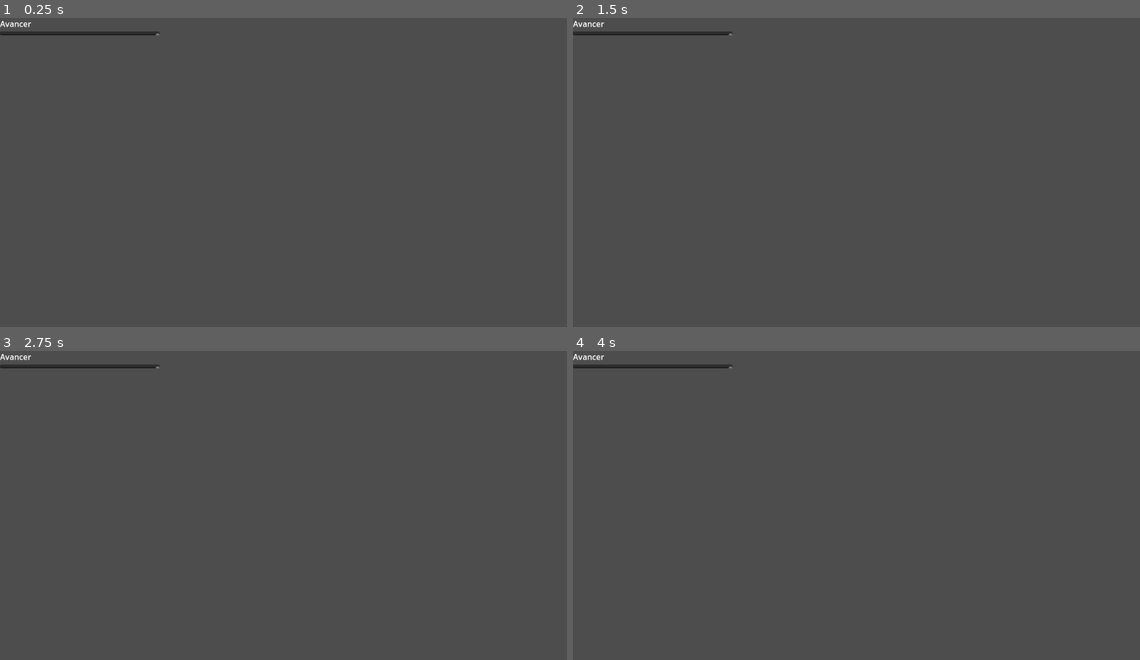
Above: before the commit, frames 1-4 (two rows, left to right).
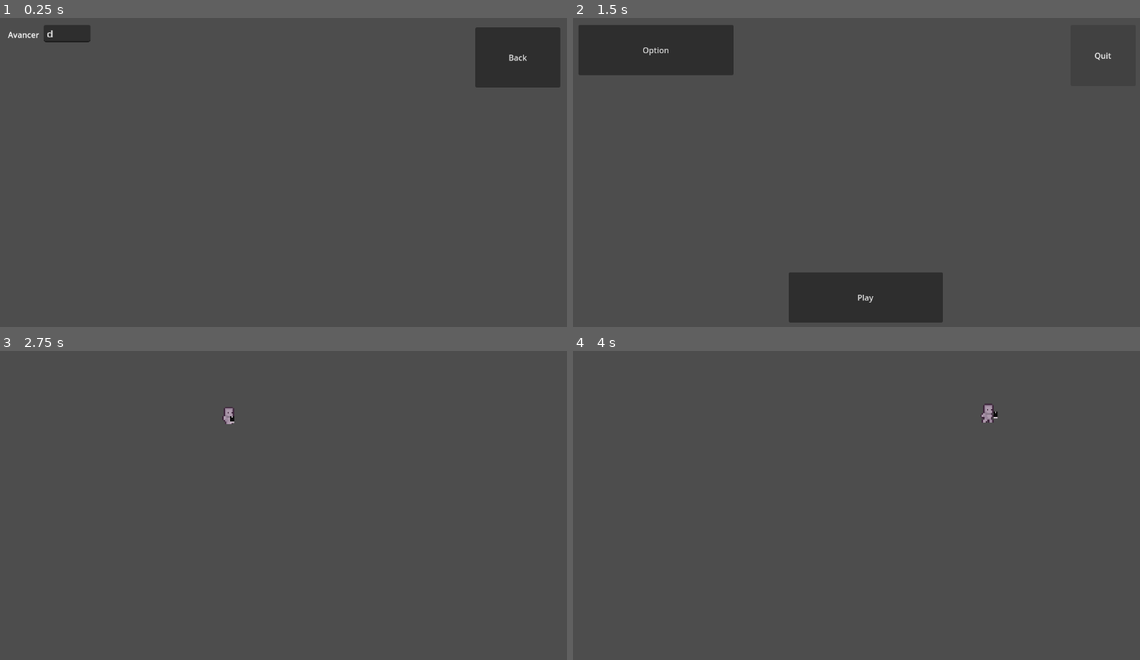
Above: after the commit, the same moments.

Repository: jus2tomate83/Godot2DGame
Game: Godot game, scene res://UI/Controles/Controle.tscn
Two runs of this game, one before a commit and one after it. Both use one fixed random seed, a clock stepped at 60 frames per second and the inputs below. This scene is started directly instead of the project's main scene.
Inputs (mouse positions are in pixels of both pictures, inside the frame that each line leads up to):
- Up to frame 1 (0.25 s): no input
- Up to frame 2 (1.5 s): click (1088, 58) at 0.5 s, where only the run after the commit has a clickable "Back"; click (1088, 58) at 1.25 s, where only the run after the commit has a clickable "Back"
- Up to frame 3 (2.75 s): click (294, 629) at 2 s, where only the run after the commit has a clickable "Play"
- Up to frame 4 (4 s): hold D (droite) from 2.78 s (still down); tap Space (jump) at 3.02, 3.77 s

The runs differ from the first frame. In frame 1, 3.5% of the frame differs, in the area x 0-99%, y 0-23%; in frame 2, 8.4%, in the area x 0-95%, y 0-99%; in frame 3, 0.5%; in frame 4, 0.5%.

Commit message:
controle debut

Diff:
--- /dev/null
+++ b/UI/Controles/Controle.gd
@@ -0,0 +1,27 @@
+extends Label
+@export var avancer := str("")
+
+# Called when the node enters the scene tree for the first time.
+func _ready():
+	pass # Replace with function body.
+
+
+# Called every frame. 'delta' is the elapsed time since the previous frame.
+func _process(delta):
+	pass
+
+
+
+
+
+
+func _on_line_edit_text_submitted(new_text):
+	avancer = $LineEdit.text
+
+
+func _on_back_pressed():
+	get_tree().change_scene_to_file("res://UI/Menu/Option_Menu.tscn")
+
+
+func _on_line_edit_text_changed(new_text):
+	avancer = $LineEdit.text
--- a/UI/Controles/Controle.tscn
+++ b/UI/Controles/Controle.tscn
@@ -1,4 +1,6 @@
-[gd_scene format=3 uid="uid://cjvjuqbxd3eid"]
+[gd_scene load_steps=2 format=3 uid="uid://cjvjuqbxd3eid"]
+
+[ext_resource type="Script" path="res://UI/Controles/Controle.gd" id="1_ge1dq"]
 
 [node name="Controle" type="Control"]
 layout_mode = 3
@@ -8,16 +10,35 @@
 grow_horizontal = 2
 grow_vertical = 2
 
-[node name="VBoxContainer" type="VBoxContainer" parent="."]
+[node name="Label" type="Label" parent="."]
 layout_mode = 0
-offset_right = 321.0
-offset_bottom = 62.0
+offset_left = 16.0
+offset_top = 22.0
+offset_right = 79.0
+offset_bottom = 45.0
+text = "Avancer"
+script = ExtResource("1_ge1dq")
 
-[node name="RichTextLabel" type="RichTextLabel" parent="VBoxContainer"]
-layout_mode = 2
-text = "Avancer
-"
-fit_content = true
+[node name="LineEdit" type="LineEdit" parent="Label"]
+layout_mode = 0
+offset_left = 72.0
+offset_top = -8.0
+offset_right = 139.063
+offset_bottom = 23.0
+scale = Vector2(1.40239, 1.12785)
+mouse_default_cursor_shape = 3
+text = "d"
+max_length = 1
+selecting_enabled = false
+drag_and_drop_selection_enabled = false
 
-[node name="TextEdit" type="TextEdit" parent="VBoxContainer"]
-layout_mode = 2
+[node name="Back" type="Button" parent="."]
+offset_left = 956.0
+offset_top = 19.0
+offset_right = 1127.0
+offset_bottom = 140.0
+text = "Back"
+
+[connection signal="text_changed" from="Label/LineEdit" to="Label" method="_on_line_edit_text_changed"]
+[connection signal="text_submitted" from="Label/LineEdit" to="Label" method="_on_line_edit_text_submitted"]
+[connection signal="pressed" from="Back" to="Label" method="_on_back_pressed"]
